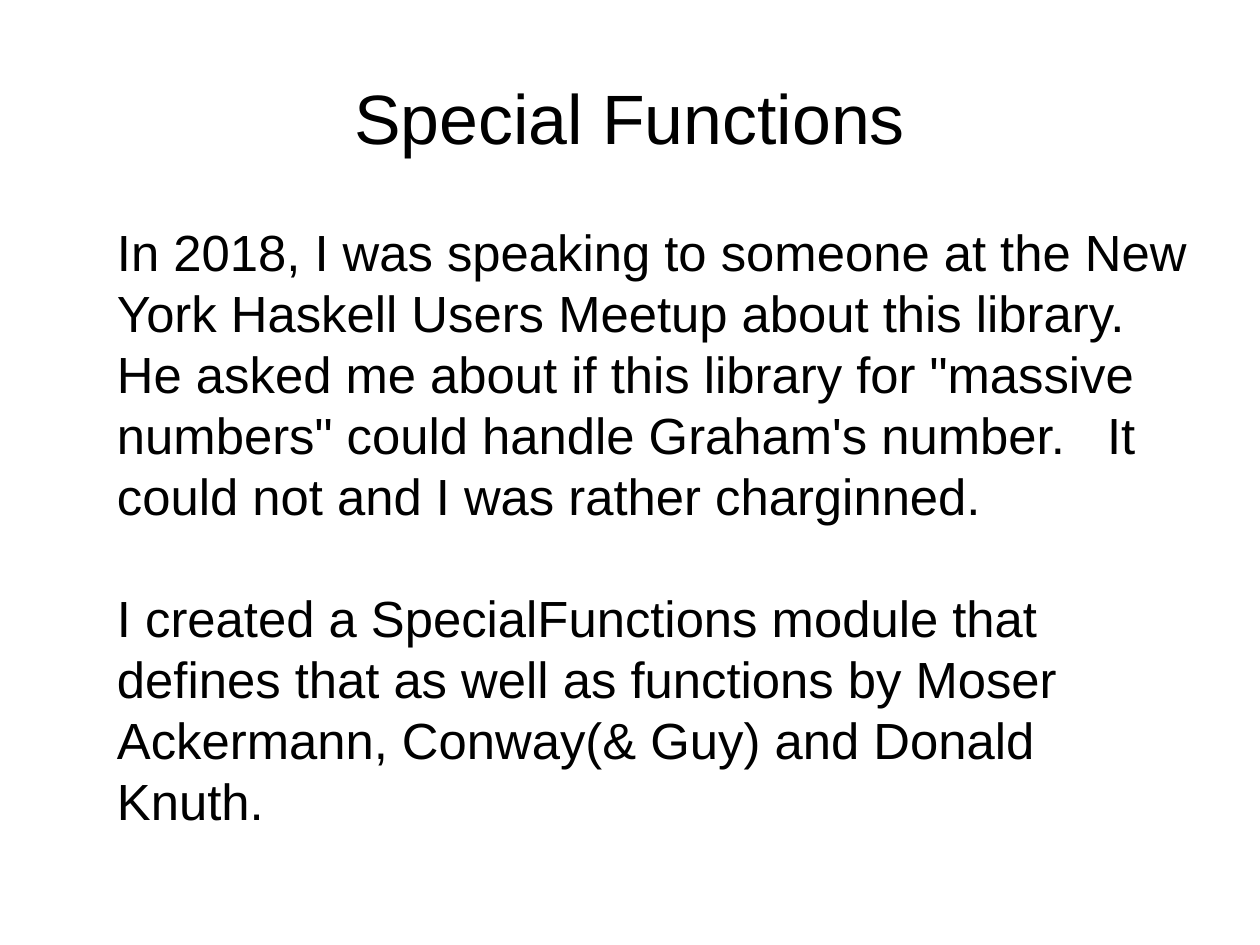
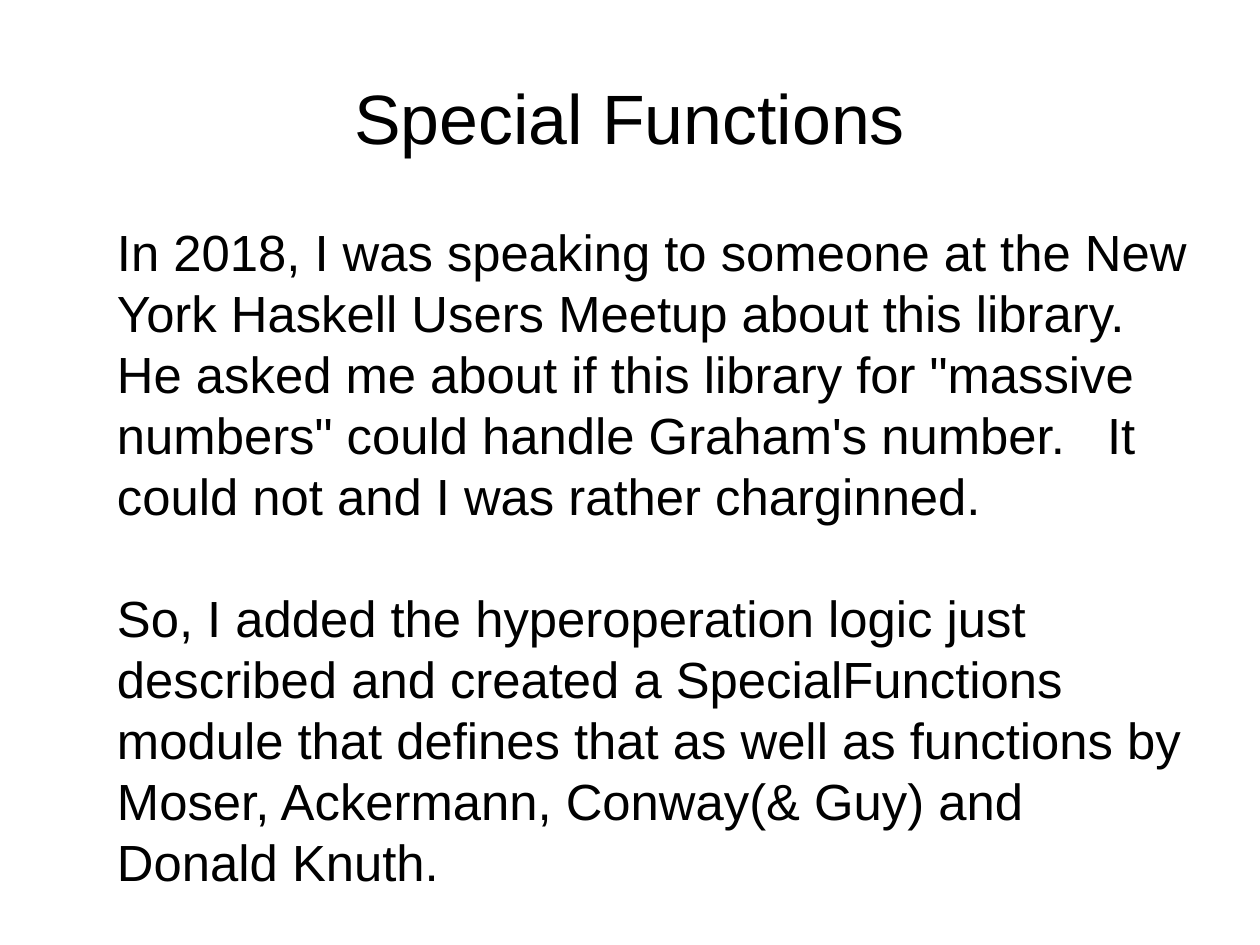
Before and after one commit to grandpascorpion/canon, a slide deck: slide 60 of goBigOrGoHome.odp (slide 58 before the commit). Drawn at 1260x945 pixels with LibreOffice and Linux fonts; fonts in the diff are those of the drawing. Boxes give left, top, right and bottom in pixels: in the first picture for what was removed or moved away, otherwise in the second. Text is boxed around its words. In the diff, an @@ line names an element or a change of style, - is before the commit and + after.

```diff
--- a/goBigOrGoHome.odp
+++ b/goBigOrGoHome.odp
@@ text at <box>117,234,1187,882</box>: text changed @@
-In 2018, I was speaking to someone at the New York Haskell Users Meetup about this library. He asked me about if this library for "massive numbers" could handle Graham's number. It could not and I was rather charginned.
-I created a SpecialFunctions module that defines that as well as functions by Moser
-Ackermann, Conway(& Guy) and Donald Knuth.
+In 2018, I was speaking to someone at the New York Haskell Users Meetup about this library. He asked me about if this library for "massive numbers" could handle Graham's number. It could not and I was rather charginned.
+So, I added the hyperoperation logic just described and created a SpecialFunctions module that defines that as well as functions by Moser, Ackermann, Conway(& Guy) and Donald Knuth.
```
Also in this commit, not shown: 17 other slides changed, 3 slides added.
